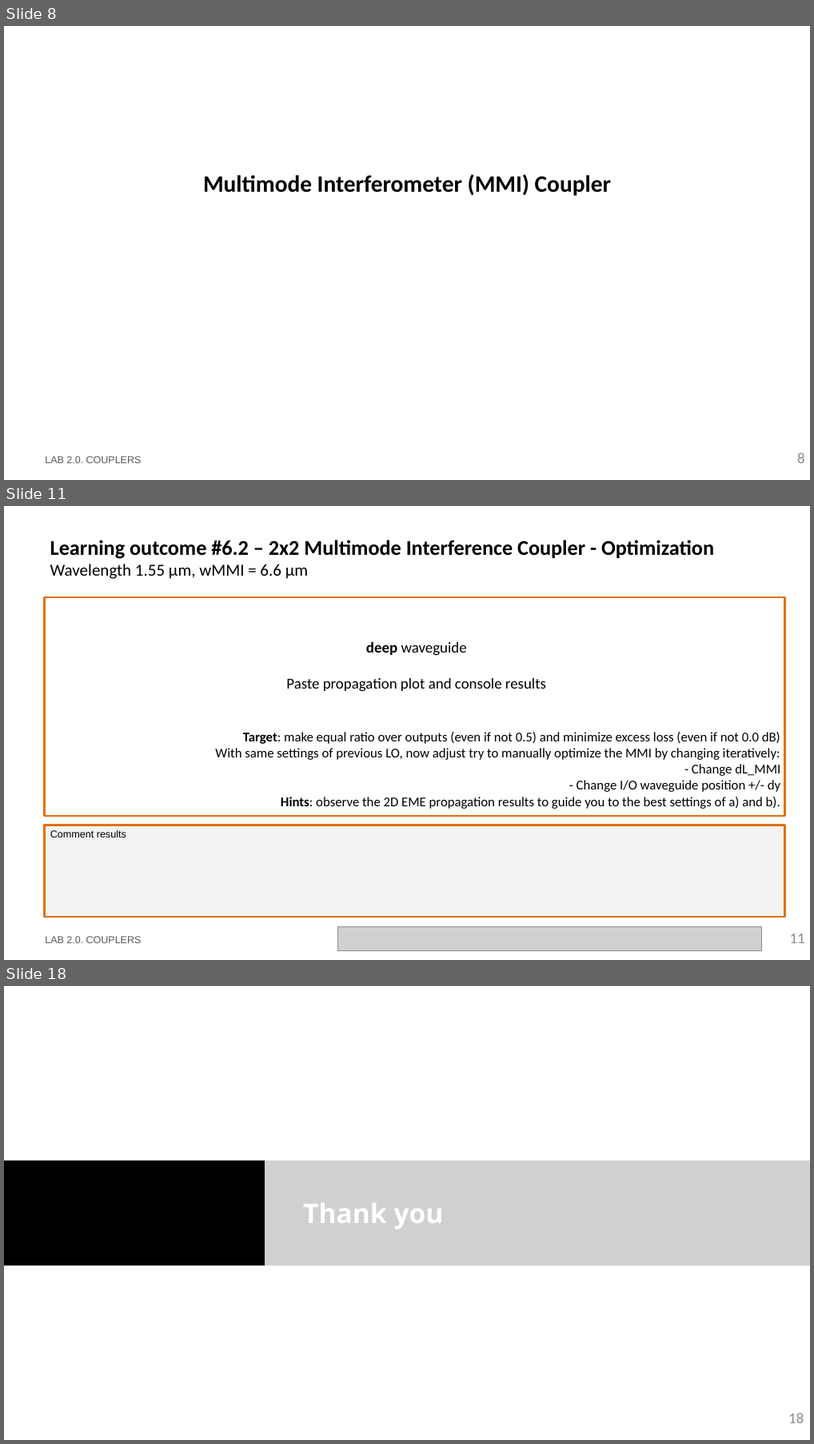
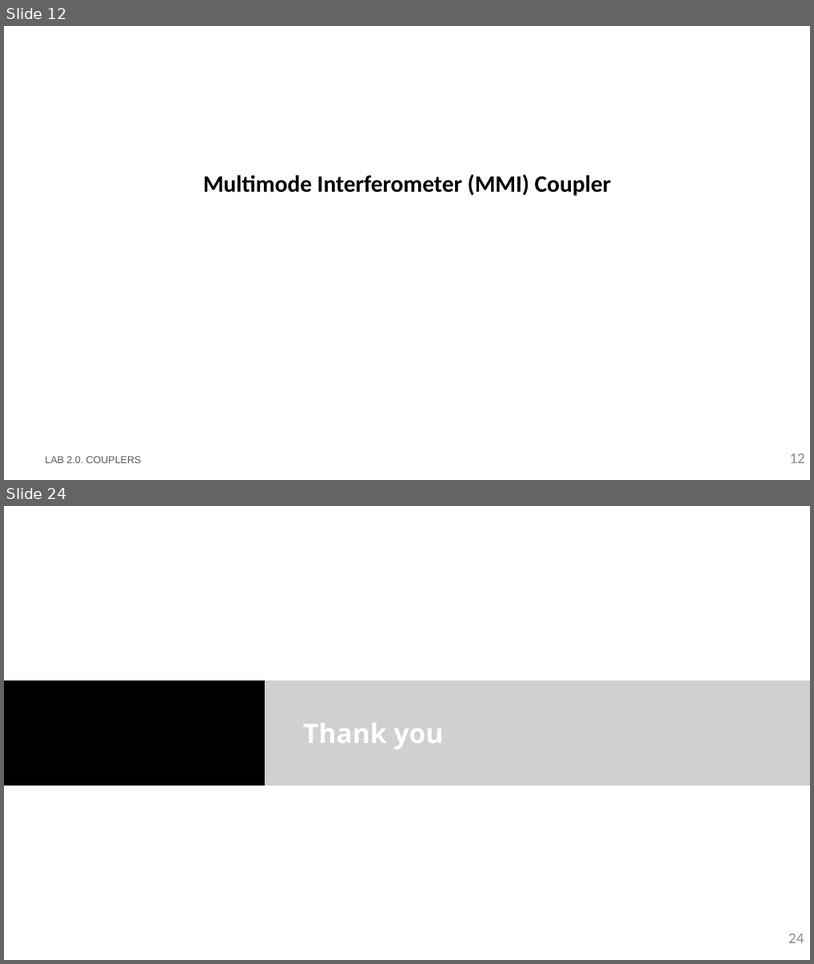
Before and after one commit to Japeacru/cifoin-lab2, a slide deck: LabBook_20.pptx. Shown one above the other, each under a label of ours: slides 8, 11 and 18 before the commit, slides 12 and 24 after it; the slides between them are not shown. The pictures are 814x1444 and 814x964 pixels, drawn with LibreOffice and Linux fonts; fonts in the diff are those of the drawing; grey boxes stand for pictures; background and template pictures are left out. Boxes give left, top, right and bottom in pixels: in the first picture for what was removed or moved away, otherwise in the second. Text is boxed around its words. In the diff, an @@ line names an element or a change of style, - is before the commit and + after.

```diff
--- a/LabBook_20.pptx
+++ b/LabBook_20.pptx
@@ slide 11 removed at bbox=[4, 506, 810, 960], background #FFFFFF @@
@@ title removed at bbox=[50, 540, 714, 579] @@
-Learning outcome #6.2 – 2x2 Multimode Interference Coupler - Optimization
-Wavelength 1.55 µm, wMMI = 6.6 µm
@@ rectangle removed at bbox=[45, 597, 786, 816] @@
@@ text removed at bbox=[215, 641, 781, 808] @@
-deep waveguide
-Paste propagation plot and console results
-Target: make equal ratio over outputs (even if not 0.5) and minimize excess loss (even if not 0.0 dB)
-With same settings of previous LO, now adjust try to manually optimize the MMI by changing iteratively:
-- Change dL_MMI
-- Change I/O waveguide position +/- dy
-Hints: observe the 2D EME propagation results to guide you to the best settings of a) and b).
@@ rectangle removed at bbox=[45, 825, 786, 916] @@
-Comment results
@@ text removed at bbox=[45, 936, 142, 943] @@
-LAB 2.0. COUPLERS
@@ picture removed at bbox=[338, 927, 762, 951] @@
@@ page number removed at bbox=[790, 933, 806, 943] @@
-11
@@ what was slide 8 is now slide 12 @@
@@ page number at bbox=[790, 453, 806, 463]: text changed @@
-8
+12
@@ what was slide 18 is now slide 24 @@
@@ page number at bbox=[789, 933, 804, 943]: text changed @@
-18
+24
```
Also in this commit, not shown: 6 slides changed, 7 slides added, 1 other file.
